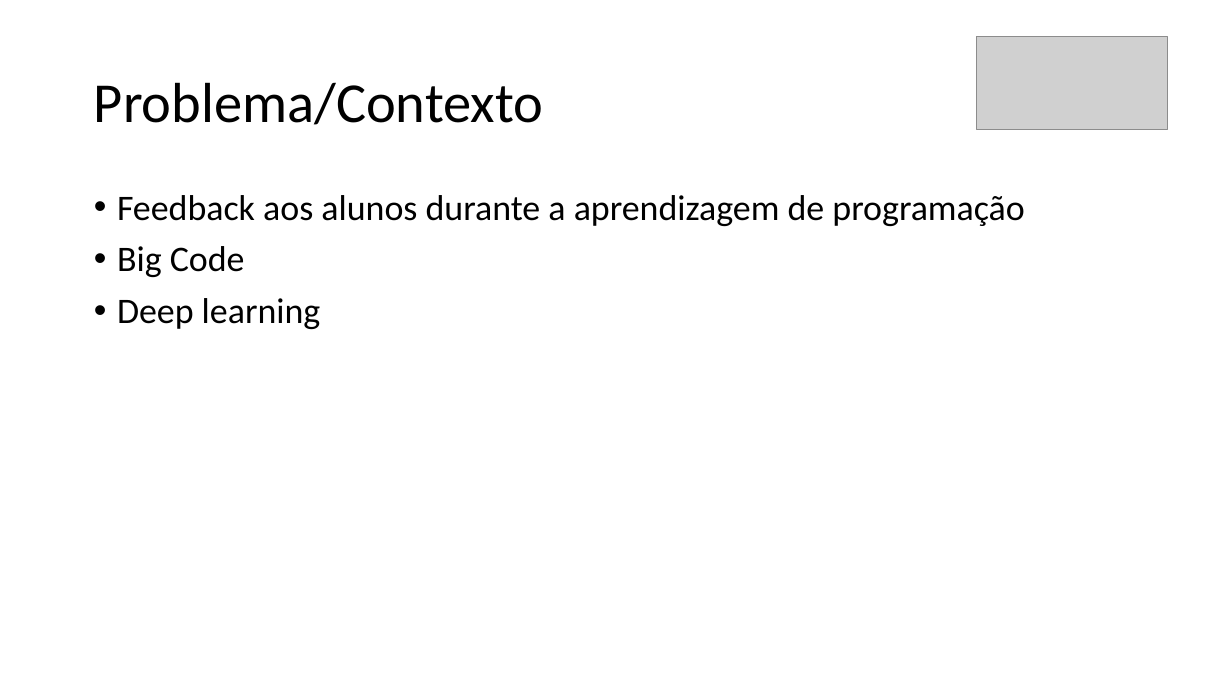
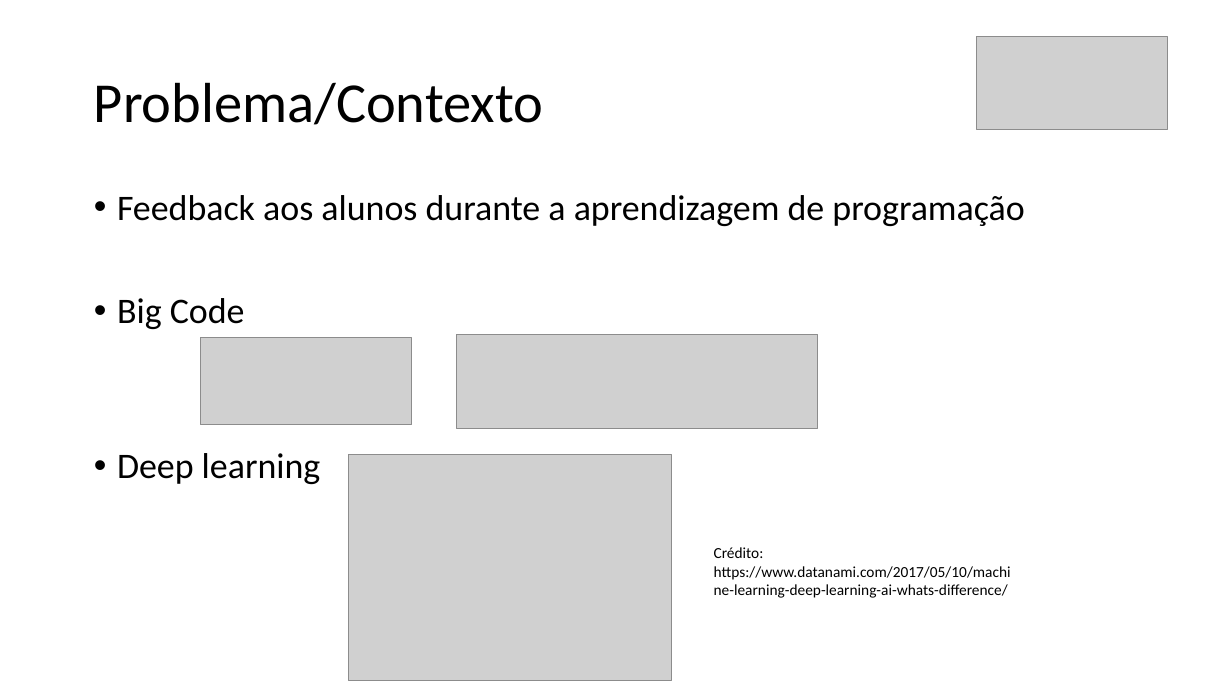
Before and after one commit to mrezende/mpq-discipline, a slide deck: slide 4 of exercise1/presentation/docs/Exercicio1.pptx. Drawn at 1232x693 pixels with LibreOffice and Linux fonts; fonts in the diff are those of the drawing; grey boxes stand for pictures. Boxes give left, top, right and bottom in pixels: in the first picture for what was removed or moved away, otherwise in the second. Text is boxed around its words. In the diff, an @@ line names an element or a change of style, - is before the commit and + after.

```diff
--- a/exercise1/presentation/docs/Exercicio1.pptx
+++ b/exercise1/presentation/docs/Exercicio1.pptx
@@ text "Feedback aos alunos durante a ..." rewrapped from (x1=117, y1=195, x2=1024, y2=329) to (x1=117, y1=195, x2=1024, y2=484) @@
@@ picture added at (x1=201, y1=338, x2=412, y2=425) @@
@@ picture added at (x1=457, y1=335, x2=818, y2=429) @@
@@ picture added at (x1=348, y1=455, x2=671, y2=681) @@
@@ text added at (x1=714, y1=547, x2=1011, y2=598), 12 pt, text #000000 @@
+Crédito: https://www.datanami.com/2017/05/10/machine-learning-deep-learning-ai-whats-difference/
```
Also in this commit, not shown: 3 other slides changed.
